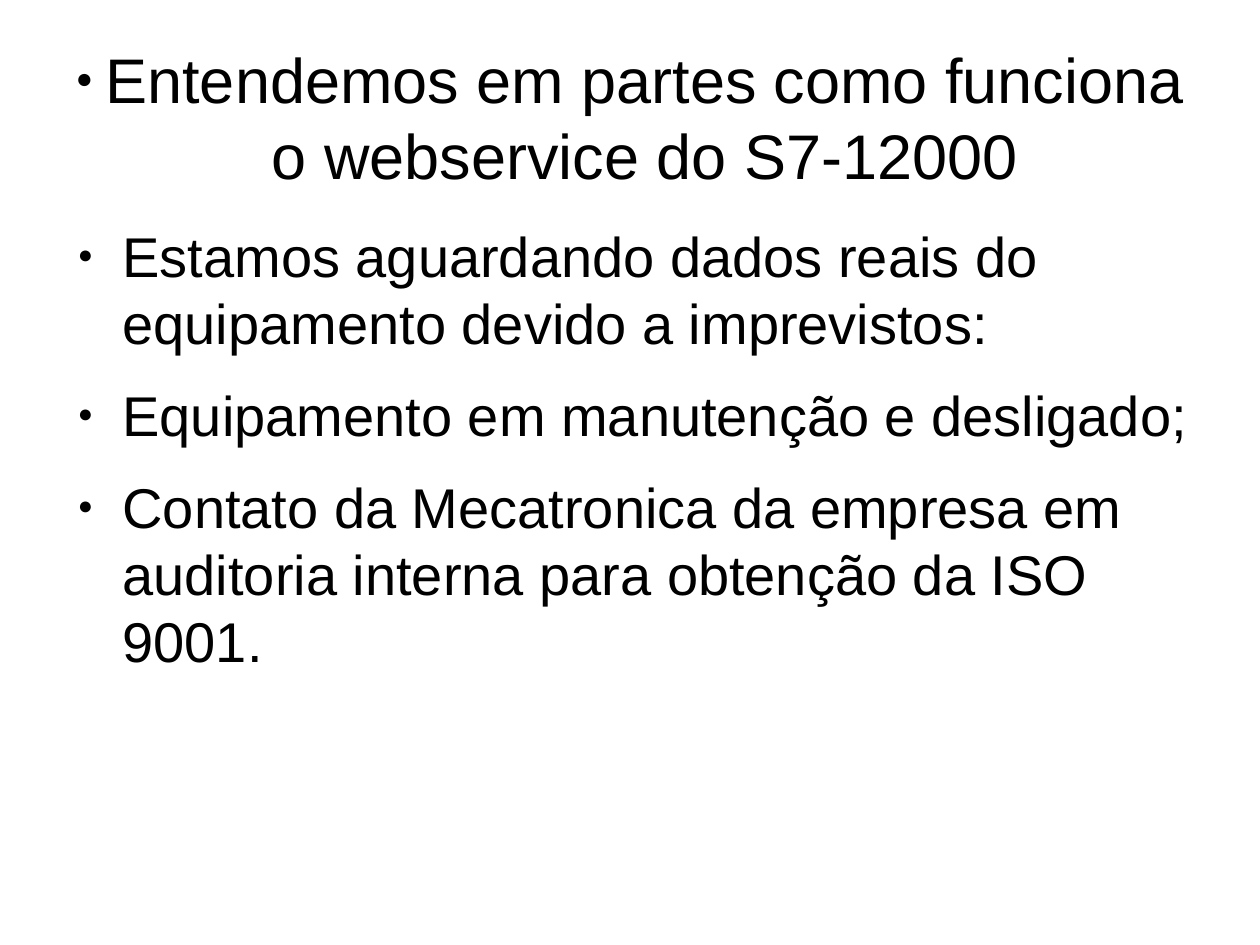
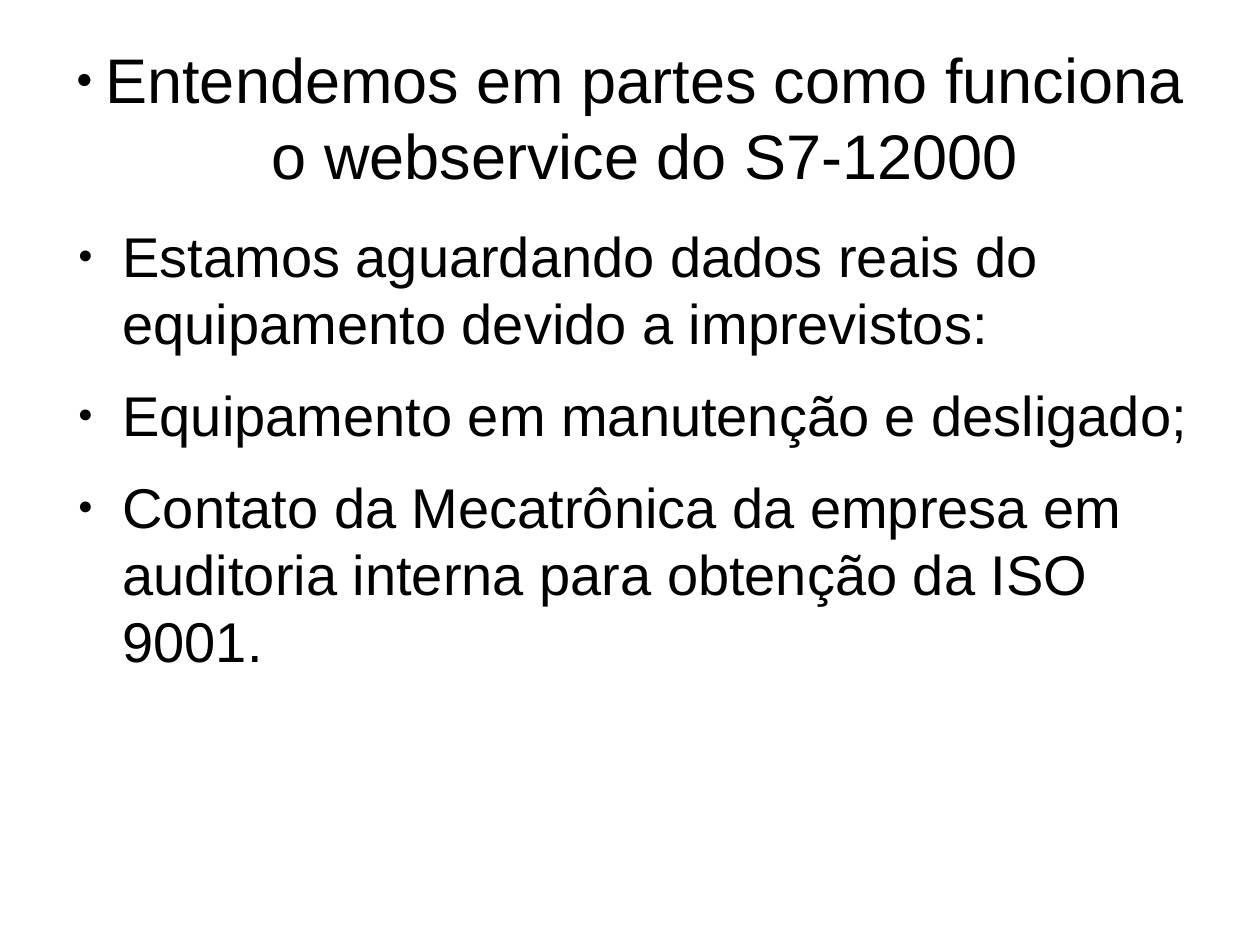
Before and after one commit to nosrednawall/projeto_integrador_7_periodo, a slide deck: slide 2 of Doc/Apresentacao_Code_Industria/apresentacao_03_04_2019.pptx (slide 3 before the commit). Drawn at 1260x945 pixels with LibreOffice and Linux fonts; fonts in the diff are those of the drawing. Boxes give left, top, right and bottom in pixels: in the first picture for what was removed or moved away, otherwise in the second. Text is boxed around its words. In the diff, an @@ line names an element or a change of style, - is before the commit and + after.

```diff
--- a/Doc/Apresentacao_Code_Industria/apresentacao_03_04_2019.pptx
+++ b/Doc/Apresentacao_Code_Industria/apresentacao_03_04_2019.pptx
@@ text at [123,487,1121,663]: text changed @@
-● Contato da Mecatronica da empresa em auditoria interna para obtenção da ISO 9001.
+● Contato da Mecatrônica da empresa em auditoria interna para obtenção da ISO 9001.
```
Also in this commit, not shown: 1 other slide changed, 3 slides added, 1 other file.
